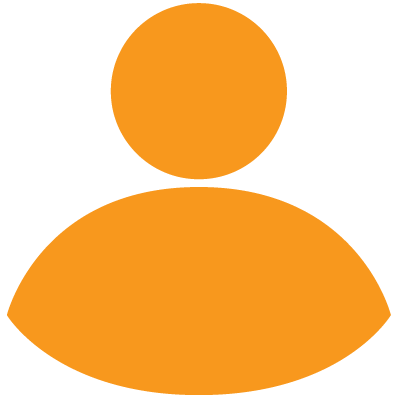
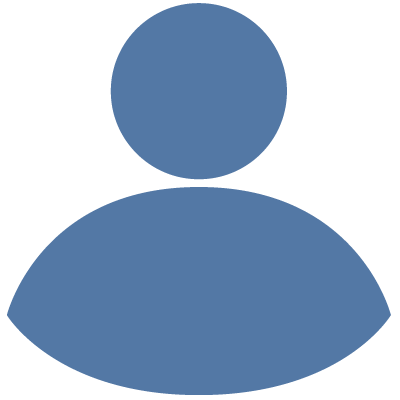
Revision of a layered 400×400 image; what changed, layer by layer:
pixels changed over [7, 3, 391, 395] (layer not identified)
